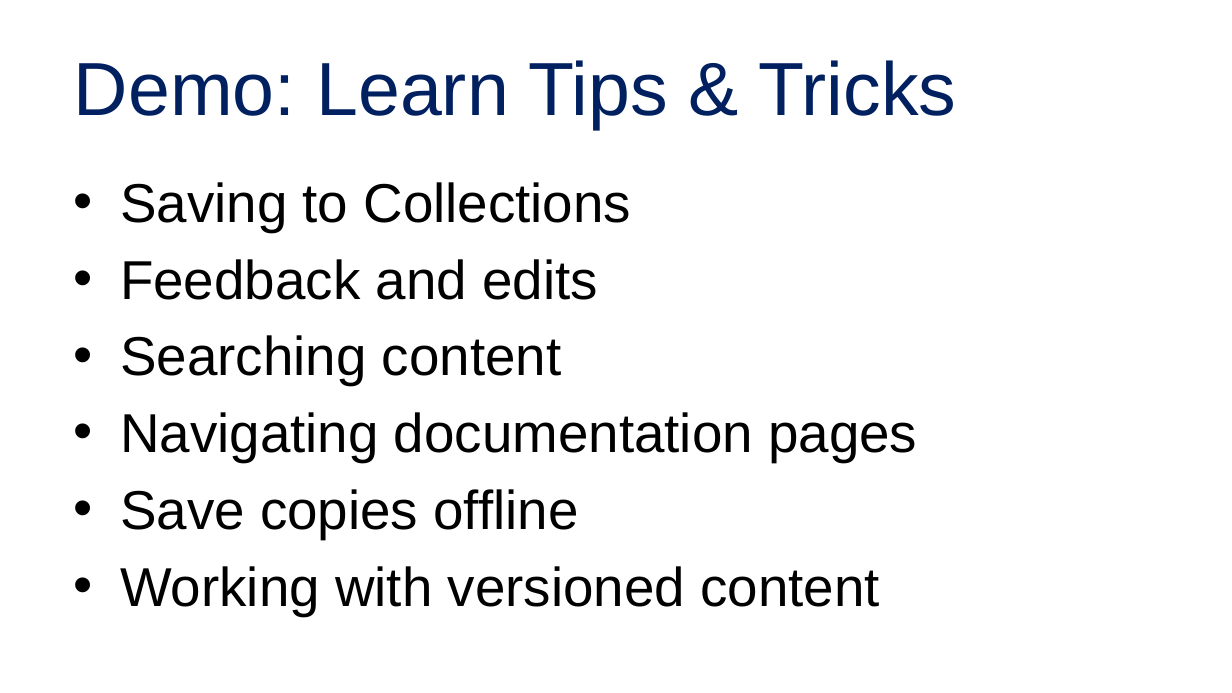
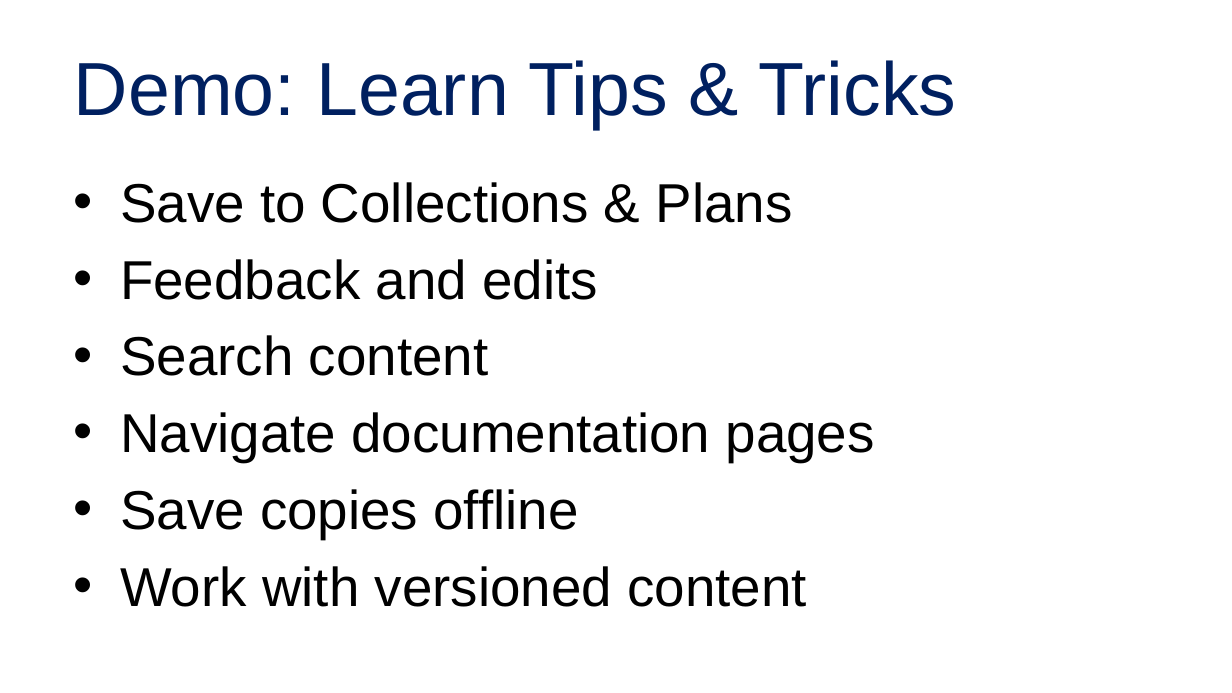
Before and after one commit to alvinashcraft/speaking, a slide deck: slide 8 of 2025/1116_VSLiveOrlando/Contributing to Learn/VSLive Orlando 25 - Become a MS Learn Contributor_AlvinAshcraft.pptx. Drawn at 1232x693 pixels with LibreOffice and Linux fonts; fonts in the diff are those of the drawing; background and template pictures are left out. Boxes give left, top, right and bottom in pixels: in the first picture for what was removed or moved away, otherwise in the second. Text is boxed around its words. In the diff, an @@ line names an element or a change of style, - is before the commit and + after.

Commit message:
Update Learn slides for Live360 Orlando 2025

```diff
--- a/2025/1116_VSLiveOrlando/Contributing to Learn/VSLive Orlando 25 - Become a MS Learn Contributor_AlvinAshcraft.pptx
+++ b/2025/1116_VSLiveOrlando/Contributing to Learn/VSLive Orlando 25 - Become a MS Learn Contributor_AlvinAshcraft.pptx
@@ text at (120, 182, 792, 223): text changed @@
-• Saving to Collections
+• Save to Collections & Plans
@@ text at (120, 335, 875, 462): text changed @@
-• Searching content
-• Navigating documentation pages
+• Search content
+• Navigate documentation pages
@@ text at (120, 566, 807, 607): text changed @@
-• Working with versioned content
+• Work with versioned content
```
Also in this commit, not shown: 14 other slides changed.
